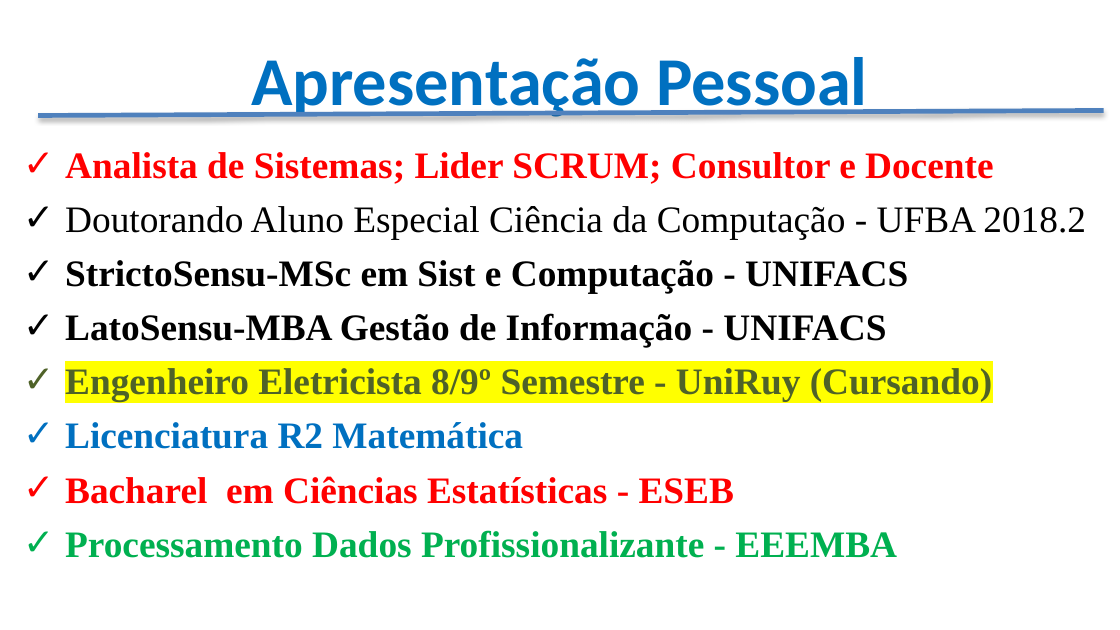
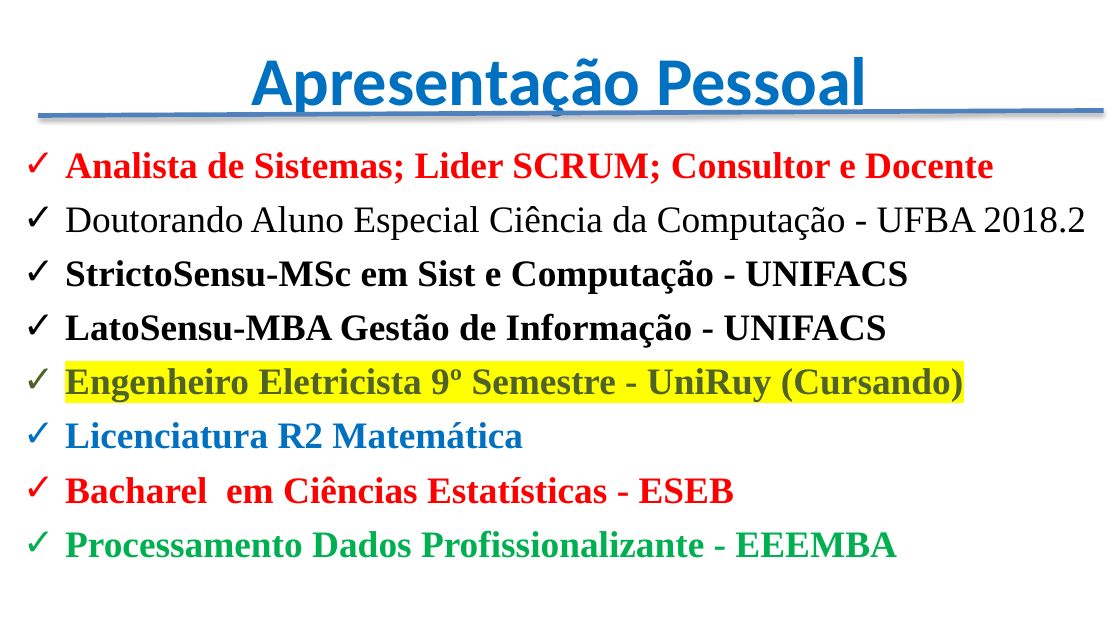
Before and after one commit to CloudEducationBrazil/WydenBancoDados, a slide deck: slide 3 of Apresentação - Banco de Dados.pptx. Drawn at 1120x630 pixels with LibreOffice and Linux fonts; fonts in the diff are those of the drawing; background and template pictures are left out. Boxes give left, top, right and bottom in pixels: in the first picture for what was removed or moved away, otherwise in the second. Text is boxed around its words. In the diff, an @@ line names an element or a change of style, - is before the commit and + after.

```diff
--- a/Apresentação - Banco de Dados.pptx
+++ b/Apresentação - Banco de Dados.pptx
@@ text at (65,368,964,401): text changed @@
-✓ Engenheiro Eletricista 8/9º Semestre - UniRuy (Cursando)
+✓ Engenheiro Eletricista 9º Semestre - UniRuy (Cursando)
```
Also in this commit, not shown: 3 other slides changed, 3 slides removed.
